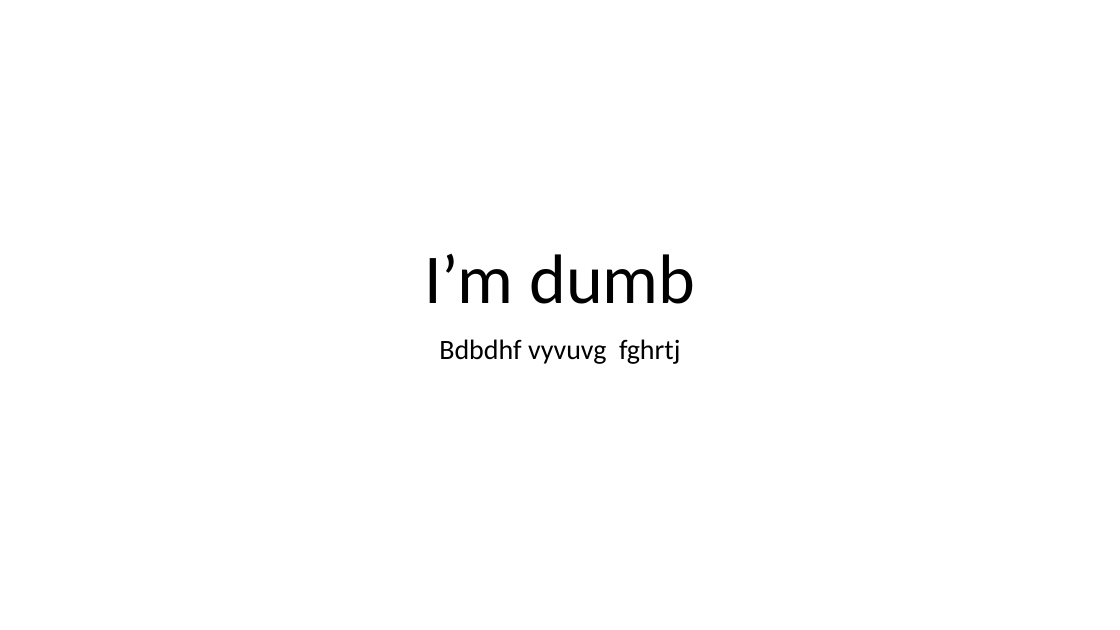
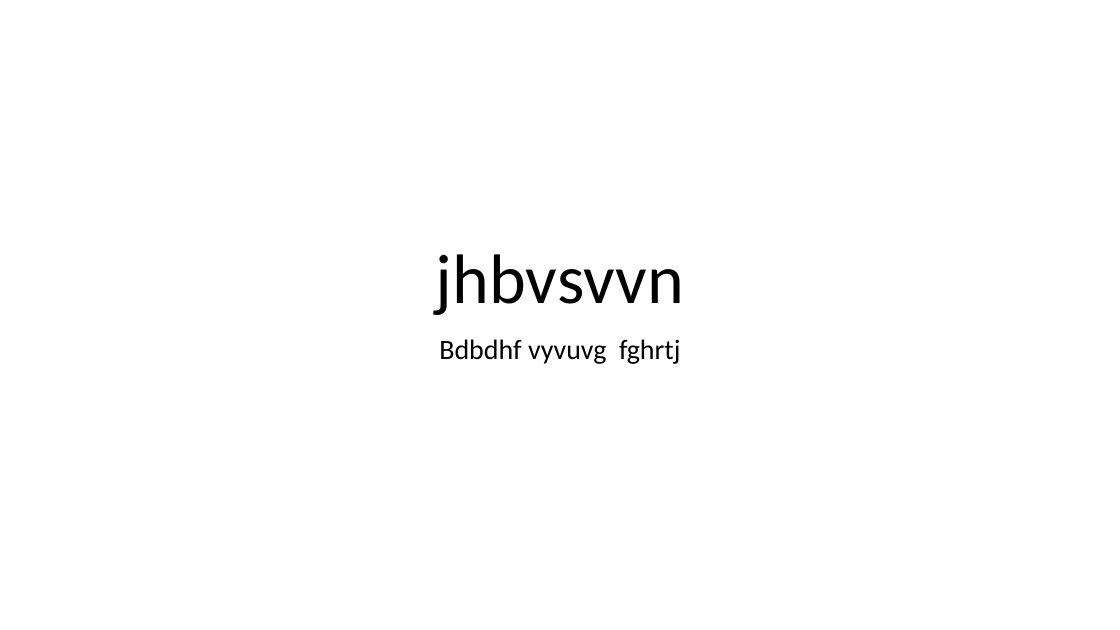
Before and after one commit to sanjanaprasad07/BSanjanaPrasad, a slide deck: slide 1 of myfile.pptx. Drawn at 1120x630 pixels with LibreOffice and Linux fonts; fonts in the diff are those of the drawing. Boxes give left, top, right and bottom in pixels: in the first picture for what was removed or moved away, otherwise in the second. Text is boxed around its words. In the diff, an @@ line names an element or a change of style, - is before the commit and + after.

```diff
--- a/myfile.pptx
+++ b/myfile.pptx
@@ title at (x1=436, y1=254, x2=684, y2=315): text changed @@
-I’m dumb
+jhbvsvvn
```
